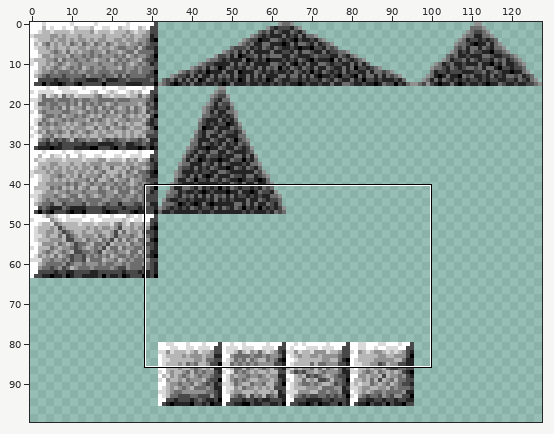
File history of a pixel-art file, gfx/tiles.aseprite. The first picture is a wide view before the edit; the outline marks the close-up.
Close-up. Earlier state:
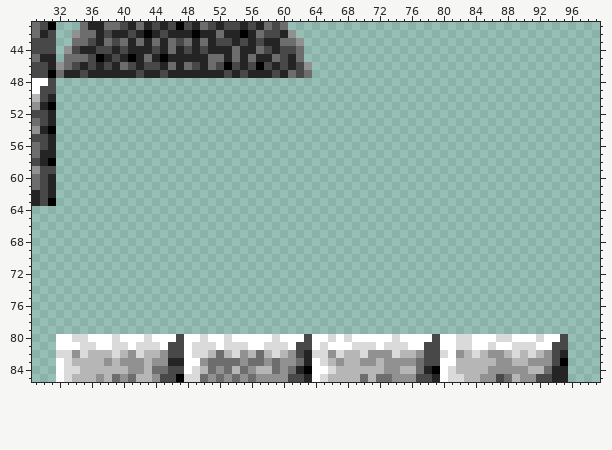
128x128 pixels, 1 frame. Shown: x 29..99, y 41..85. The wide view leaves out empty margins.
And afterwards:
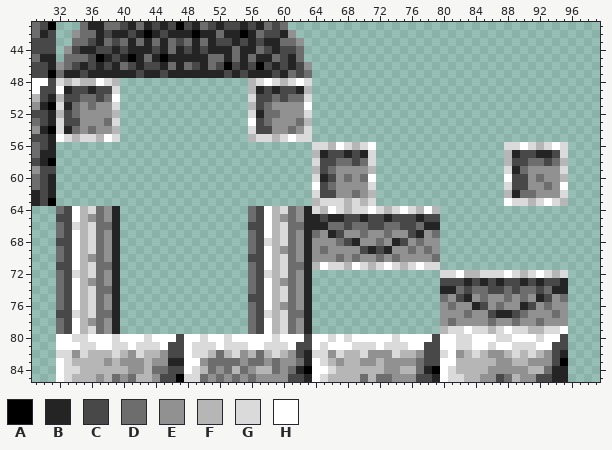
Palette (. is transparent): A #000000  B #242424  C #484848  D #6d6d6d  E #919191  F #b6b6b6  G #dadada  H #ffffff
Changes in this commit:
Changed rows in their new state; - is an unchanged pixel.
first column x 32:
48 GFGFFHGF----------------FGHGFGHG--------------------------------
49 HBCCBCCG----------------FBCBCCBF--------------------------------
50 FCCDDCDH----------------GCCDCDDG--------------------------------
51 GBDEDEEG----------------FCDEEEEH--------------------------------
52 FCDEEEEF----------------GBDDEEEG--------------------------------
53 GCCEEEDG----------------HCDEEEDF--------------------------------
54 GBDEDEEF----------------GCCEEDEG--------------------------------
55 HGFGGFHG----------------FGGFGHGG--------------------------------
56 --------------------------------GGFHGFGH----------------GGHGFGHG
57 --------------------------------FBCCBCBG----------------FBCCBBCG
58 --------------------------------GCCDDCDG----------------FCCDDCDF
59 --------------------------------FCDEEEEF----------------GBDEEEEG
60 --------------------------------GBCEDEDH----------------HCCEDEEF
61 --------------------------------HCDEEEEG----------------GCCEEDEH
62 --------------------------------GCCEEDEF----------------FBDDEEEG
63 --------------------------------FGGGFGFG----------------HGGFGHGF
64 DCHFGDEB----------------DCHFGDEBGFHGFGGHGFGHGFHF----------------
65 CCHFEDEB----------------DCHFEDEBBCBBCCBCCBCCCBCC----------------
66 DCGFGDDB----------------CCHFGDDBBBDDCDDCCDDCCDBB----------------
67 DCHFGDEB----------------DCHFGDEBDEBCEEDEEDEECBED----------------
68 CCHFGDEB----------------DCGFGDEBEEEDCBEEDEBCEDEE----------------
69 DCHFGDEB----------------DCHFEDEBEDEEEECBCBEEDEDE----------------
70 DCHFEDEB----------------CCHFGDEBEEEDEDEEDEDEEEED----------------
71 CCHFGDDB----------------DCHFGDDBFHGGFHGFGHGFGHGG----------------
72 DCGFGDEB----------------DCGFGDEB----------------GGHFFGGGHGFGHGFG
73 DCHFEDEB----------------DCHFEDEB----------------CCCBCBCBCCBCBCCB
74 DCHFGDDB----------------DCHFGDEB----------------BBDCDDCCDCDDCDBB
75 DCHFGDEB----------------CCHFGDEB----------------DECBEDEEDEDEBCED
76 DCHFGDEB----------------DCHFEDEB----------------EDEEBCEDEEBCEDEE
77 CCGFGDDB----------------DCGFGDDB----------------EEEDEECBBCDEEEDE
78 DCHFEDEB----------------DCHFGDEB----------------EDEEEEDEEDEEDEEE
79 DCHFGDEB----------------DCHFGDEB----------------FGGHGGFGHGGFFGGH
Changed places in both close-ups, as pixel boxes (x1, y1, x2, y2):
added: (56, 78, 120, 142)
added: (248, 78, 568, 334)
added: (56, 206, 120, 334)
